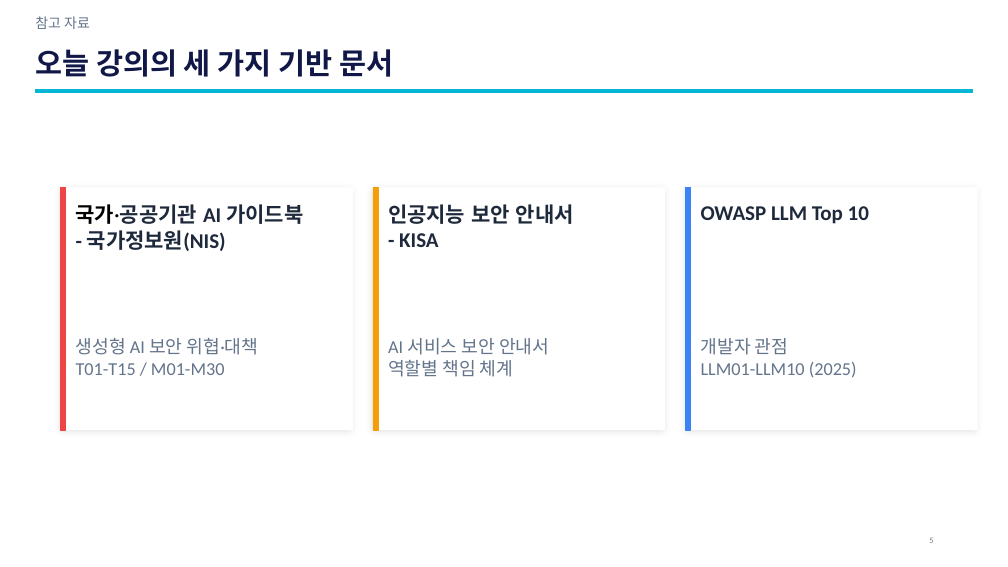
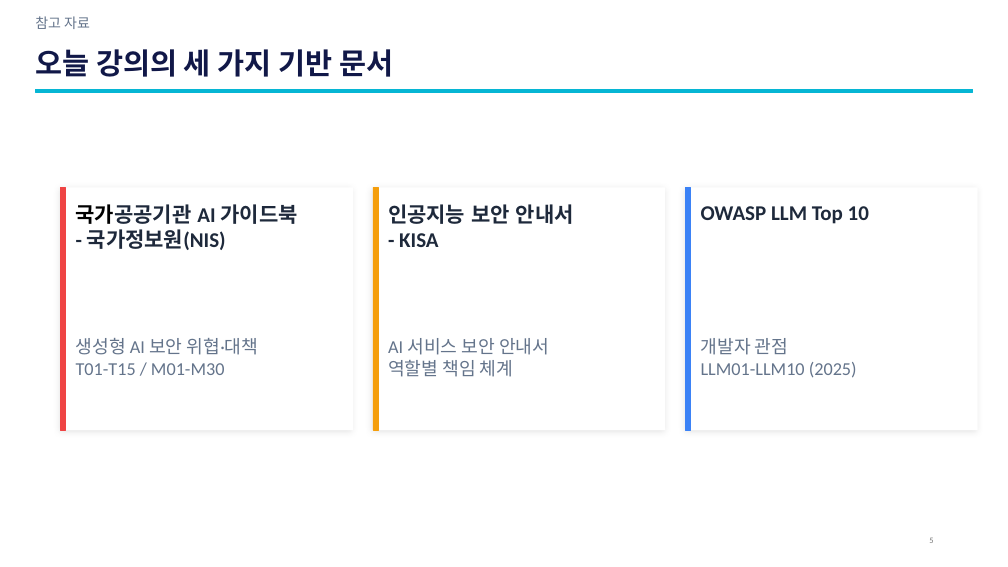
Before and after one commit to sulgik/security-workshop, a slide deck: slide 5 of ws02/class/3일차_1.pptx. Drawn at 1008x567 pixels with LibreOffice and Linux fonts; fonts in the diff are those of the drawing. Boxes give left, top, right and bottom in pixels: in the first picture for what was removed or moved away, otherwise in the second. Text is boxed around its words. In the diff, an @@ line names an element or a change of style, - is before the commit and + after.

```diff
--- a/ws02/class/3일차_1.pptx
+++ b/ws02/class/3일차_1.pptx
@@ text at [76,204,297,250]: text changed @@
-국가·공공기관 AI 가이드북
-- 국가정보원(NIS)
+국가공공기관 AI 가이드북
+- 국가정보원(NIS)
```
Also in this commit, not shown: 4 other slides changed, 33 other files.
